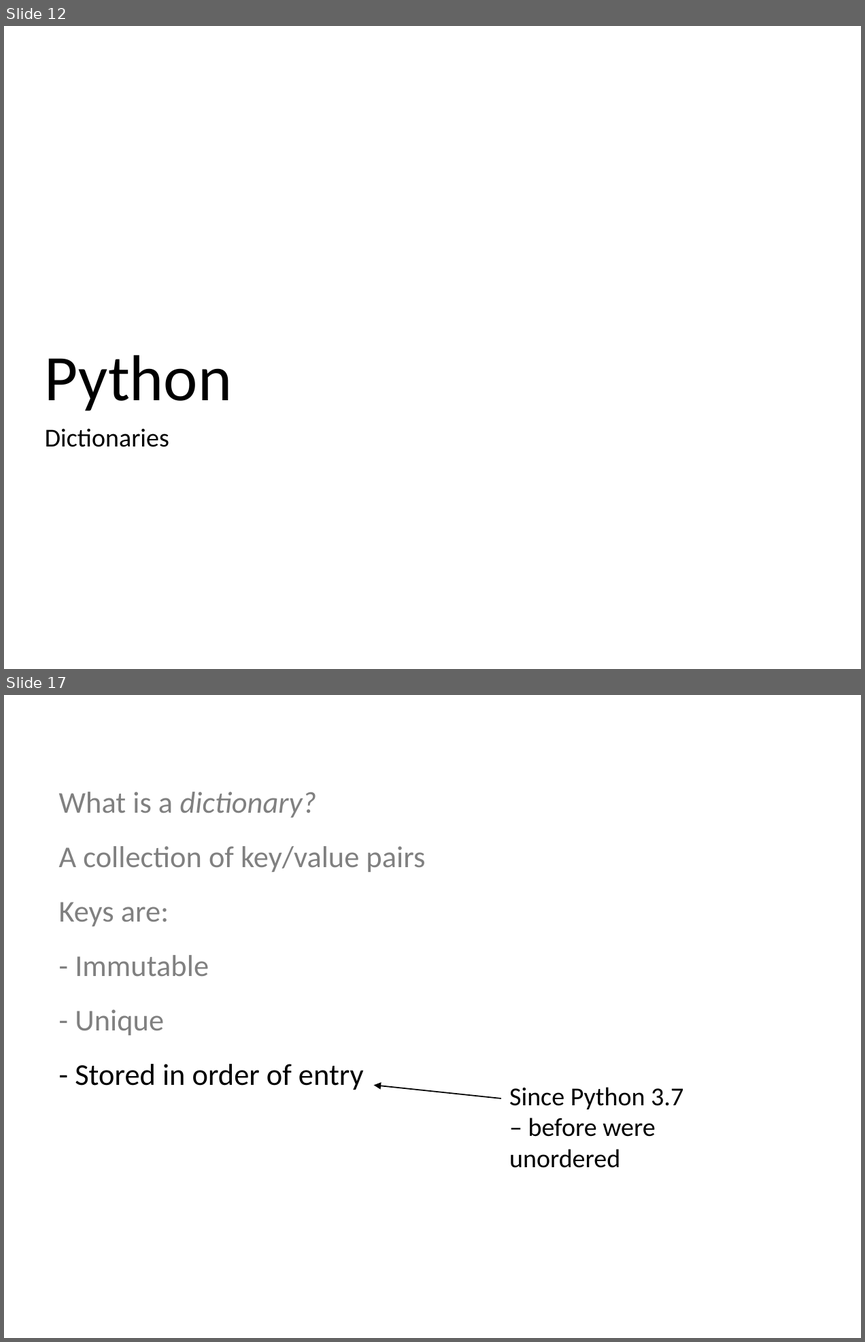
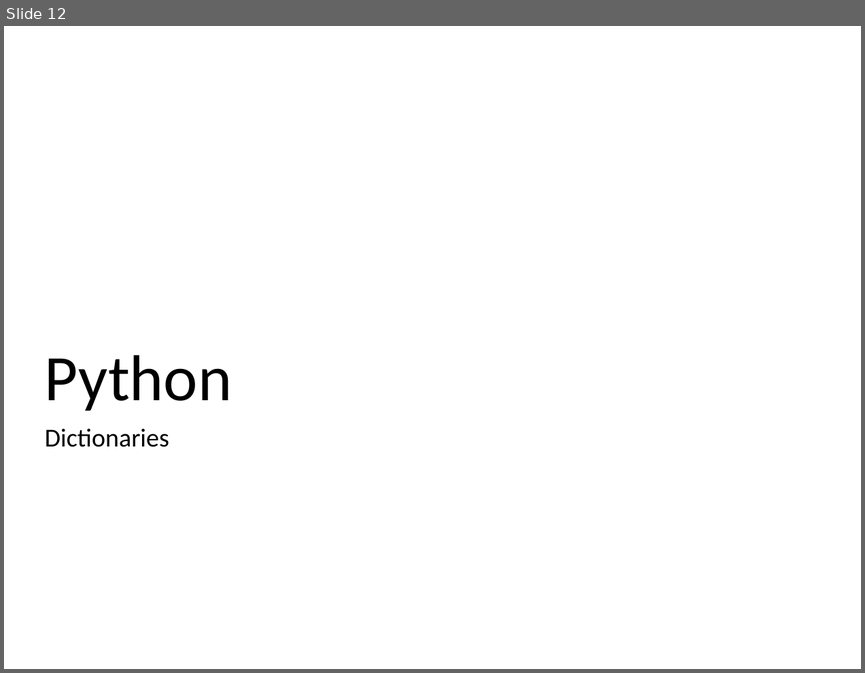
Before and after one commit to ncasuk/ncas-isc, a slide deck: python/presentations/learning_python/11_ceda-sets__dicts.pptx. Shown one above the other, each under a label of ours: slides 12 and 17 before the commit, slide 12 after it; the slides between them are not shown. The pictures are 865x1342 and 865x673 pixels, drawn with LibreOffice and Linux fonts; fonts in the diff are those of the drawing; background and template pictures are left out. Boxes give left, top, right and bottom in pixels: in the first picture for what was removed or moved away, otherwise in the second. Text is boxed around its words. In the diff, an @@ line names an element or a change of style, - is before the commit and + after.

```diff
--- a/python/presentations/learning_python/11_ceda-sets__dicts.pptx
+++ b/python/presentations/learning_python/11_ceda-sets__dicts.pptx
@@ slide 17 removed at (4, 695, 861, 1338), background picture (left out) @@
@@ text removed at (59, 792, 425, 1090) @@
-What is a dictionary?
-A collection of key/value pairs
-Keys are:
-- Immutable
-- Unique
-- Stored in order of entry
@@ arrow removed from (501, 1098) to (373, 1085) @@
@@ text removed at (509, 1087, 683, 1168) @@
-Since Python 3.7 – before were unordered
```
Also in this commit, not shown: 7 slides changed, 20 other slides removed, 1 other file.
